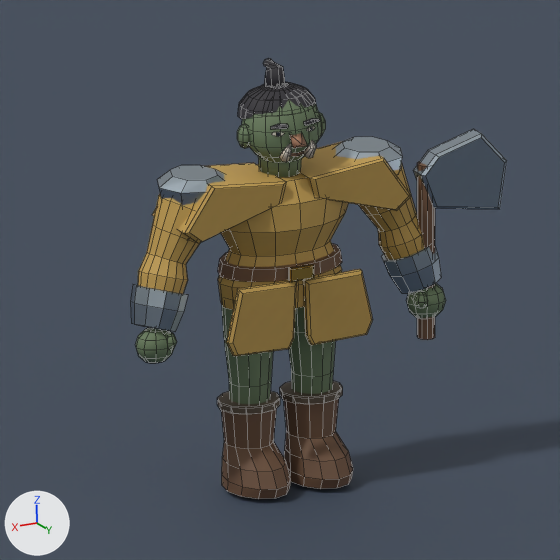
A saved change to the Blender file art-source/heroes/wc_u_orc_warrior/wc_u_orc_warrior.blend.
Before and after are seen from the file's camera 'WC_Portrait'. The lights are fixed; the arrows at lower left show +X, +Y and +Z. The first picture is the older version. Mesh edges are drawn as thin lines.

The scene before the commit, as lines of its bpy script (objects in view):
```python
me_plane = bpy.data.meshes.new('Plane')
me_plane.from_pydata([(-100.0, -100.0, 0.0), (100.0, -100.0, 0.0), (-100.0, 100.0, 0.0), (100.0, 100.0, 0.0)], [], [(0, 1, 3, 2)])
me_plane.materials.append(mat_presentation_deepblue)  # dark blue #3c4859
me_wc_tailoredgeometry = bpy.data.meshes.new('WC_TailoredGeometry')
me_wc_tailoredgeometry.from_pydata(...)  # 1648 vertices, 1342 faces; spans x -1.18..0.86, y -0.22..0.3, z 0.02..2.15
me_wc_tailoredgeometry.materials.append(mat_m_wc_u_orc_warrior)
ob_presentation_ground = bpy.data.objects.new('PRESENTATION_Ground', me_plane)
ob_presentation_ground.location = (0.0, 0.0, -0.009)
ob_sk_wc_u_orc_warrior = bpy.data.objects.new('SK_wc_u_orc_warrior', me_wc_tailoredgeometry)
ob_sk_wc_u_orc_warrior.location = (0.0, 0.0, 0.0)
```
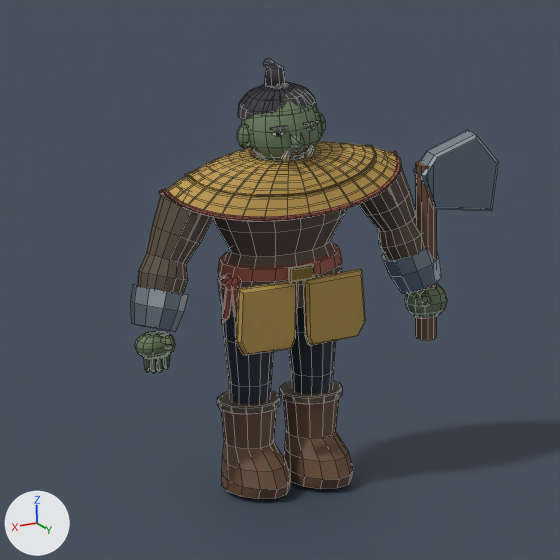
Scene script edits in JSON lines:
```json
{"block": "me_wc_tailoredgeometry", "where": "# used by ob_sk_wc_u_orc_warrior; location = (0.0, 0.0, 0.0)"}
{"op": "remove", "block": "me_wc_tailoredgeometry", "code": "me_wc_tailoredgeometry.from_pydata(...)  # 1648 vertices, 1342 faces; spans x -1.18..0.86, y -0.22..0.3, z 0.02..2.15"}
{"op": "add", "block": "me_wc_tailoredgeometry", "code": "me_wc_tailoredgeometry.from_pydata(...)  # 2852 vertices, 2510 faces; spans x -1.14..0.86, y -0.32..0.32, z 0.02..2.15"}
{"block": "me_wc_tailoredgeometry", "change": "me_wc_tailoredgeometry part 1: a new loose piece, a 10-sided cylinder along z spanning x -0.807..-0.702, y 0.062..0.162, z 0.663..1.561, in mat_m_wc_u_orc_warrior"}
{"block": "me_wc_tailoredgeometry", "change": "me_wc_tailoredgeometry part 2: the loose piece of 30 vertices spanning x 0.56..0.85, y -0.09..0.18, z 0.89..1.15 is copied, and the copy is multiplied about its middle by the matrix ((0.347, -0.005, 0.138), (0.016, -0.332, -0.051), (0.088, 0.047, -0.281)), then moved by (-0.39, 0.04, 0.08); it spans x 0.26..0.38, y 0.03..0.13, z 1.08..1.13"}
{"block": "me_wc_tailoredgeometry", "change": "me_wc_tailoredgeometry part 3: the loose piece of 20 vertices spanning x 0.07..0.63, y -0.17..0.2, z 1.37..1.65 is rebuilt with 306 vertices and now spans x 0.0..0.64, y -0.31..0.31, z 1.45..1.7"}
{"block": "me_wc_tailoredgeometry", "change": "me_wc_tailoredgeometry part 4: the loose piece of 20 vertices spanning x -0.63..-0.07, y -0.17..0.2, z 1.37..1.65 is rebuilt with 306 vertices and now spans x -0.64..0.0, y -0.31..0.31, z 1.45..1.7"}
{"block": "me_wc_tailoredgeometry", "change": "me_wc_tailoredgeometry part 5: 374 vertices moved from x -0.84..0.85, y -0.15..0.23, z 0.75..1.91 to x -0.85..0.85, y -0.14..0.24, z 0.75..1.9; 98 vertices removed from x -1.18..0.75, y -0.18..0.19, z 0.66..1.91; 680 vertices added at x -1.14..0.82, y -0.32..0.32, z 0.71..1.89"}
{"block": "me_wc_tailoredgeometry", "change": "me_wc_tailoredgeometry part 6: 401 kept faces spanning x -0.82..0.82, y -0.22..0.22, z 0.14..1.85 get new texture (UV) coordinates"}
```

Changed parts and their boxes (x1, y1, x2, y2) in the pictures (560 x 560 px):
```json
{"object": "SK_wc_u_orc_warrior", "change": "reshaped", "before": [130, 58, 507, 499], "after": [130, 58, 499, 499]}
{"part": 1, "of": "me_wc_tailoredgeometry", "change": "added", "after": [416, 161, 437, 340], "on screen": "brown"}
{"part": 2, "of": "me_wc_tailoredgeometry", "change": "added", "after": [219, 274, 242, 290]}
{"part": 3, "of": "me_wc_tailoredgeometry", "change": "rebuilt", "before": [152, 163, 286, 243], "after": [161, 147, 310, 221], "on screen": "11% wider, 7% shorter"}
{"part": 4, "of": "me_wc_tailoredgeometry", "change": "rebuilt", "before": [299, 141, 411, 211], "after": [294, 141, 397, 217]}
{"part": 5, "of": "me_wc_tailoredgeometry", "change": "reshaped", "before": [135, 118, 507, 363], "after": [135, 120, 499, 373]}
{"part": 6, "of": "me_wc_tailoredgeometry", "change": "surface changed", "before": [138, 135, 423, 404], "after": [138, 135, 423, 404]}
```
